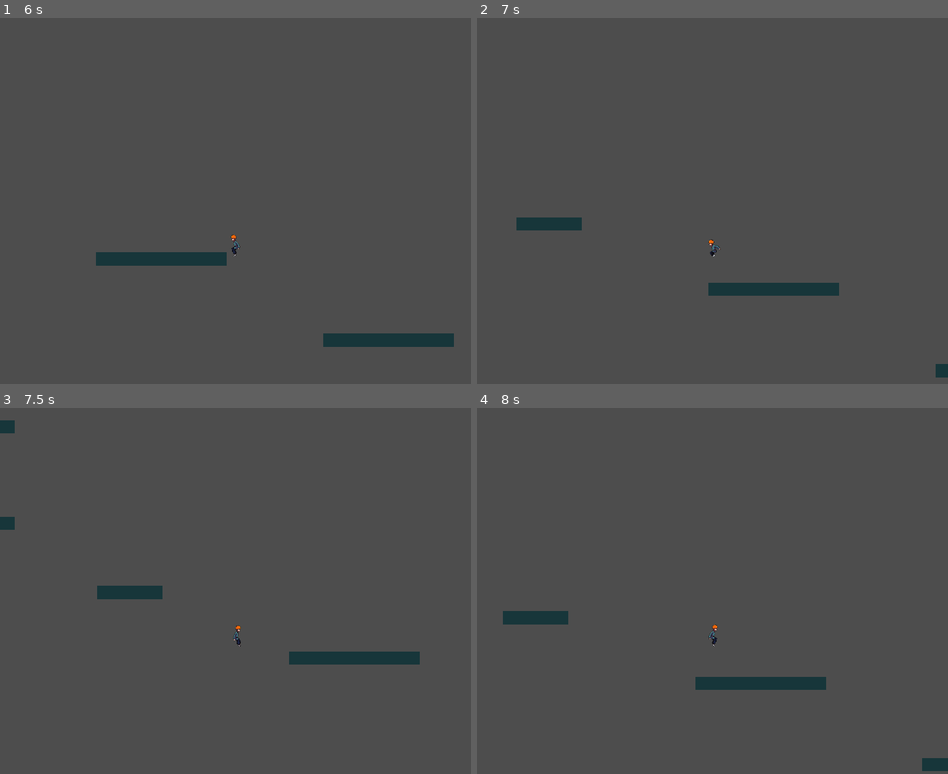
Above: before the commit, frames 1-4 (two rows, left to right).
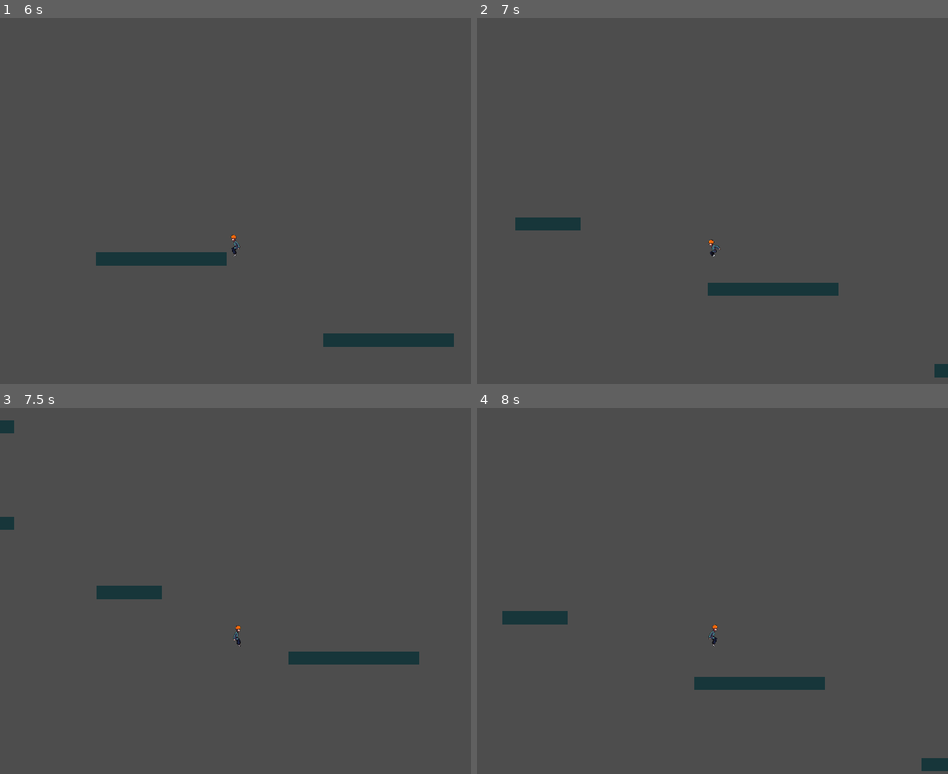
Above: after the commit, the same moments.

Repository: AlexLaviolette/platformer
Game: Godot game, scene res://world.tscn
The game is run twice, just before and just after one commit, with the same random seed, the same clock (stepped at 60 frames per second) and the same inputs.
Inputs:
- Up to frame 1 (6 s): tap Enter (ui_accept) at 0.5 s; hold Right (move_right) 0.53-2.03 s; tap Space (jump) at 0.77, 1.52, 3.02, 3.77, 4.52 s; hold Left (move_left) 2.03-2.78 s; hold Right (move_right) 2.78-4.28 s; hold Left (move_left) 4.28-5.03 s; hold Right (move_right) 5.03-5.78 s; hold Left (move_left) from 5.78 s (still down)
- Up to frame 2 (7 s): keep holding Left (move_left); tap Space (jump) at 6.02, 6.77 s
- Up to frame 3 (7.5 s): release Left (move_left) at 7.28 s; hold Right (move_right) from 7.28 s (still down)
- Up to frame 4 (8 s): keep holding Right (move_right); tap Space (jump) at 7.52 s

Frame 1 is identical in both runs. In frame 2, less than 0.1% of the frame differs, in the area x 8-98%, y 54-99%; in frame 3, less than 0.1%; in frame 4, less than 0.1%.

Commit message:
Slightly larger player hitbox

Diff:
--- a/player.tscn
+++ b/player.tscn
@@ -230,7 +230,7 @@
 }]
 
 [sub_resource type="RectangleShape2D" id="RectangleShape2D_rmu26"]
-size = Vector2(21, 38)
+size = Vector2(24, 38)
 
 [node name="Player" type="CharacterBody2D"]
 position = Vector2(704, 826)
@@ -245,7 +245,7 @@
 frame_progress = 1.0
 
 [node name="CollisionShape2D" type="CollisionShape2D" parent="."]
-position = Vector2(-0.5, 2.2)
+position = Vector2(-0.5, 2.20001)
 shape = SubResource("RectangleShape2D_rmu26")
 
 [node name="Camera2D" type="Camera2D" parent="."]
